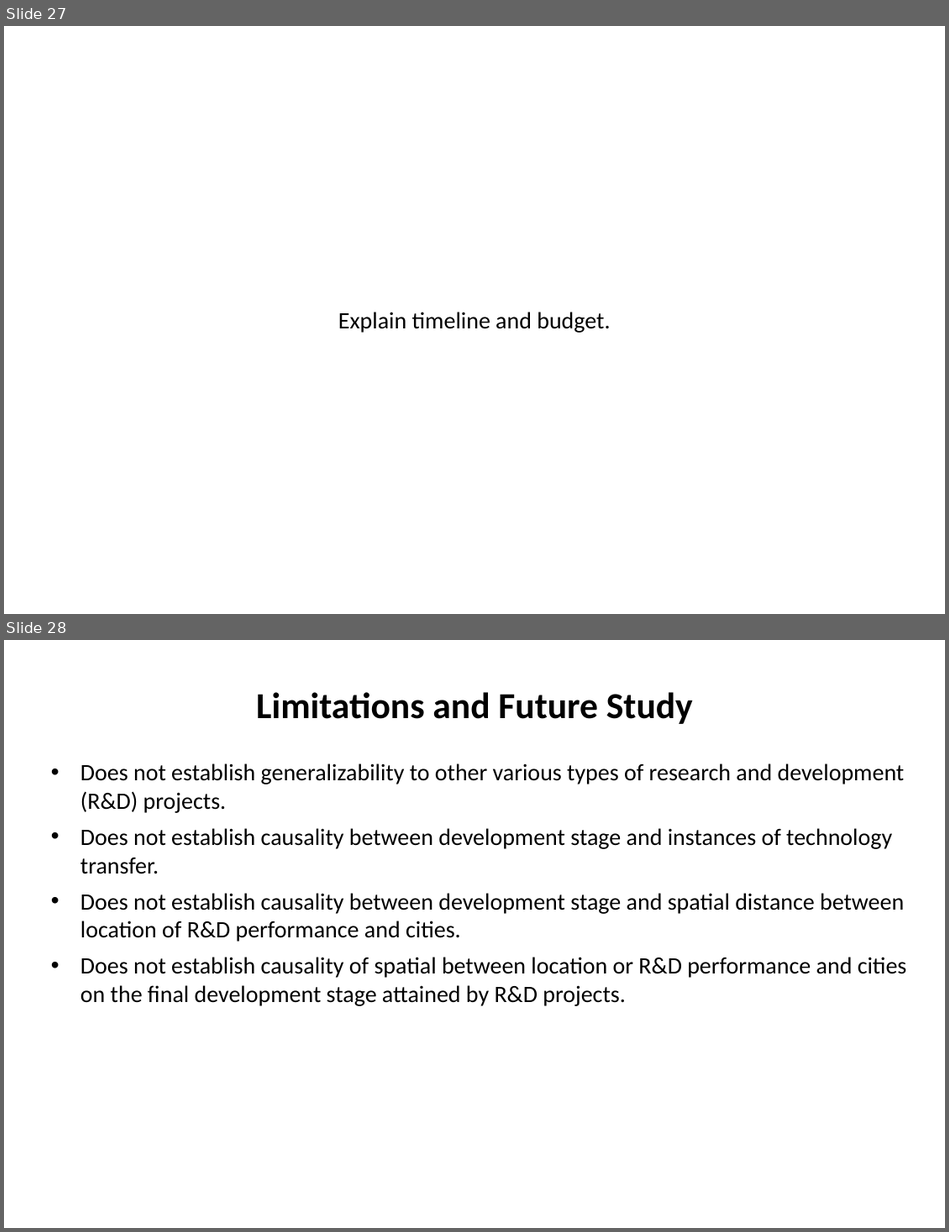
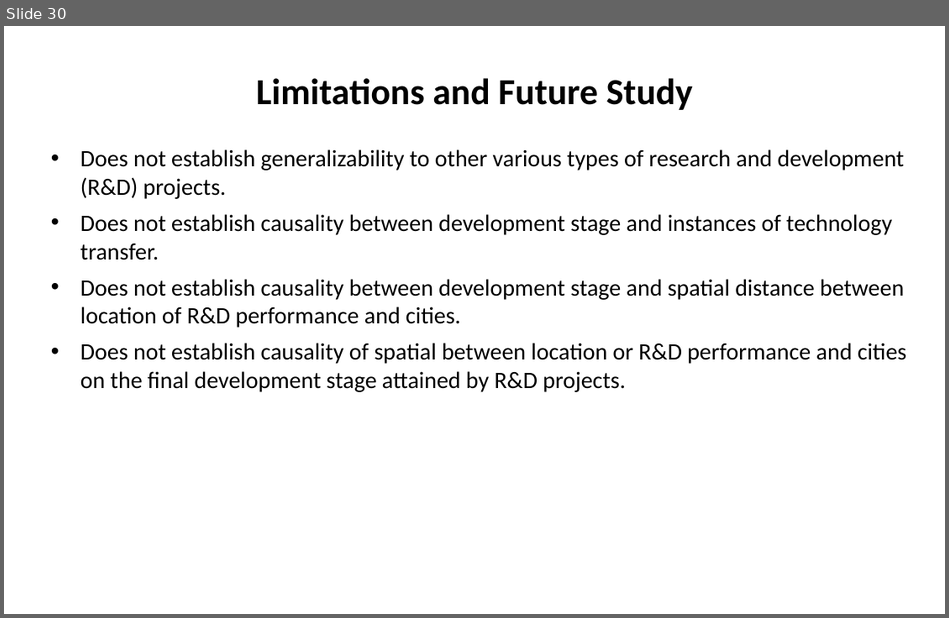
Before and after one commit to SLU-Courses-Townes/SOC5600, a slide deck: FinalProject/Presentation/Townes_SOC5600_FinalProject_Presentation.pptx. Shown one above the other, each under a label of ours: slides 27 and 28 before the commit, slide 30 after it. The pictures are 949x1232 and 949x618 pixels, drawn with LibreOffice and Linux fonts; fonts in the diff are those of the drawing. Boxes give left, top, right and bottom in pixels: in the first picture for what was removed or moved away, otherwise in the second. Text is boxed around its words. In the diff, an @@ line names an element or a change of style, - is before the commit and + after.

```diff
--- a/FinalProject/Presentation/Townes_SOC5600_FinalProject_Presentation.pptx
+++ b/FinalProject/Presentation/Townes_SOC5600_FinalProject_Presentation.pptx
@@ slide 27 removed at [4, 26, 945, 614], background #FFFFFF @@
@@ text removed at [338, 312, 610, 333] @@
-Explain timeline and budget.
@@ what was slide 28 is now slide 30 @@
```
Also in this commit, not shown: 6 slides changed, 5 slides added, 1 other slide removed.
